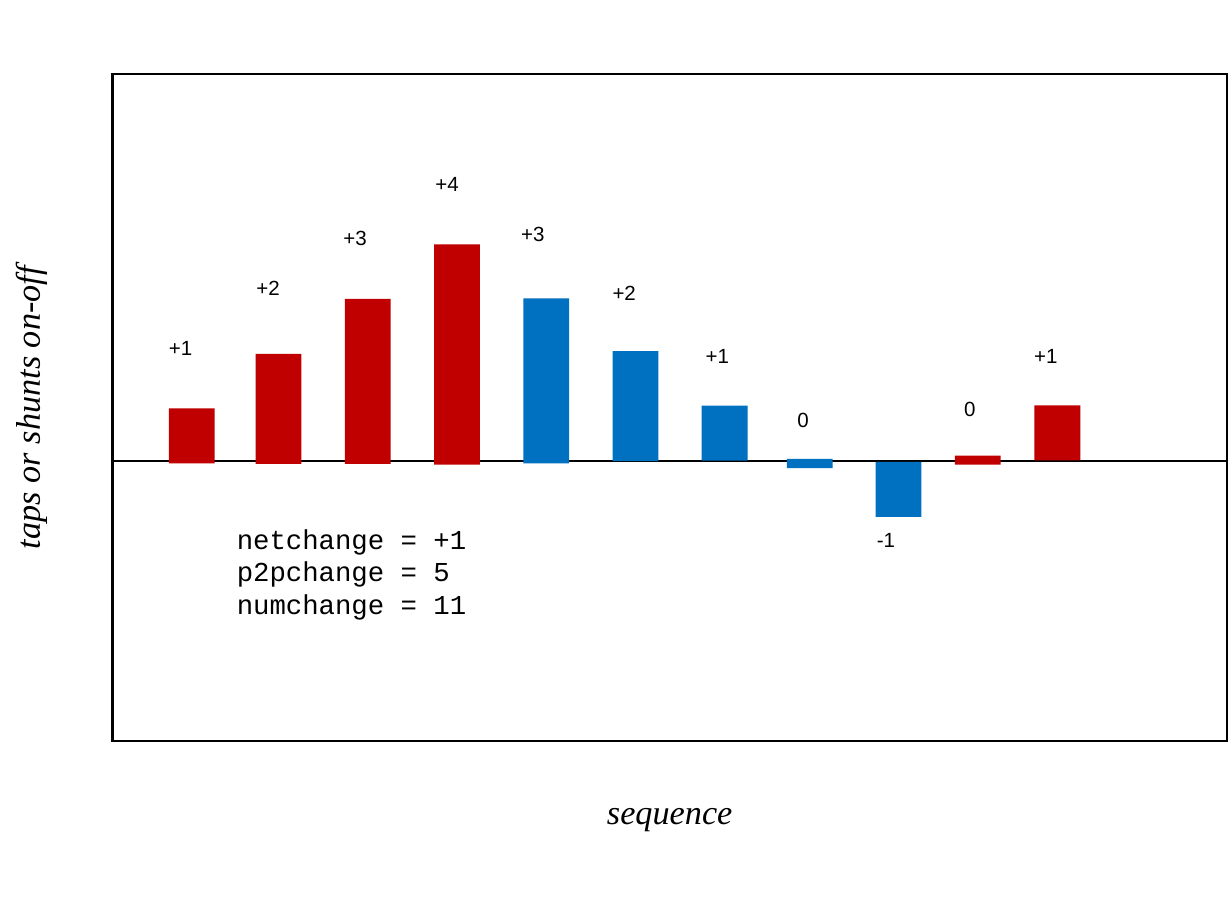
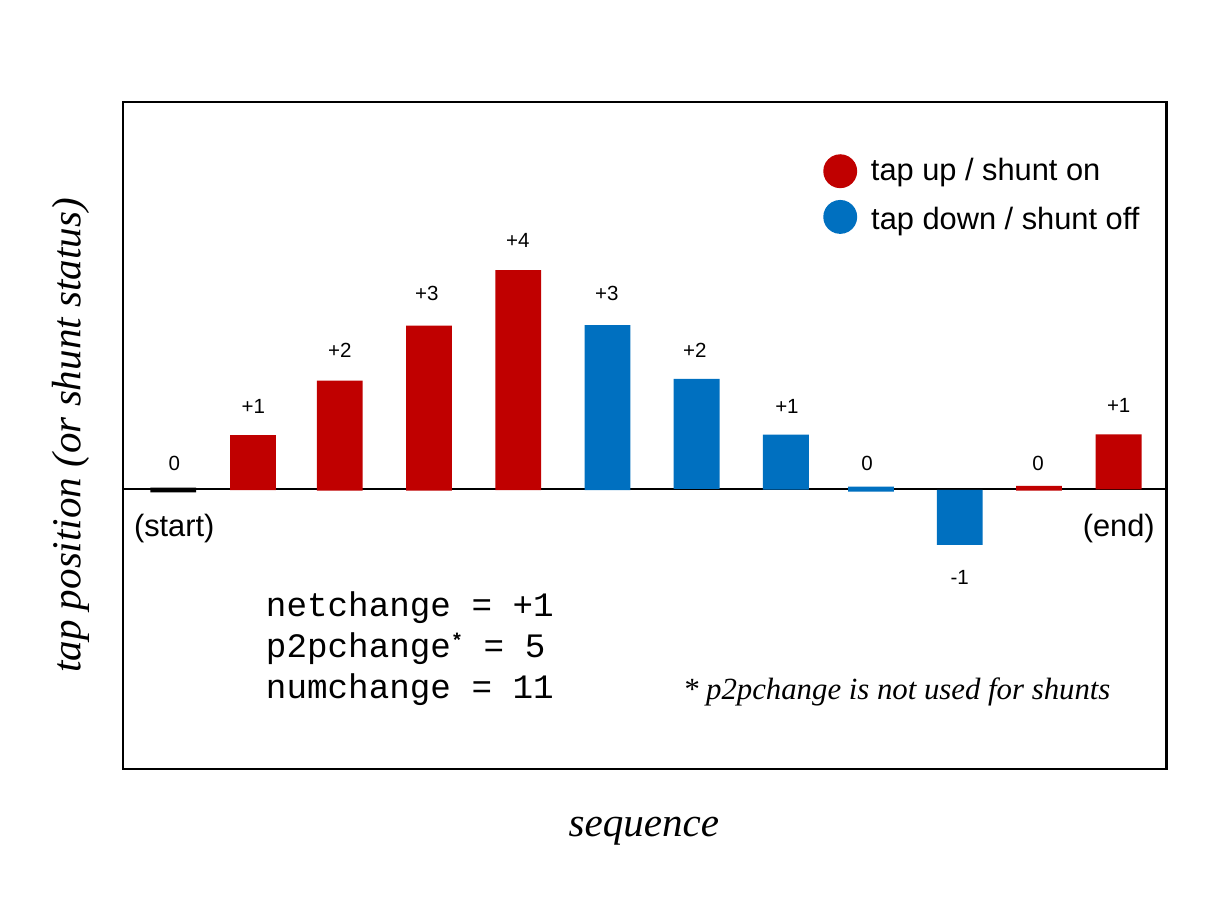
Before and after one commit to vidaldid-rte/dynawo-large-scale-validation, a slide deck: slide 2 of src/dynawo_validation/doc/conf_paper/figs/figs_transient_characteristics.pptx. Drawn at 1232x924 pixels with LibreOffice and Linux fonts; fonts in the diff are those of the drawing. Boxes give left, top, right and bottom in pixels: in the first picture for what was removed or moved away, otherwise in the second. Text is boxed around its words. In the diff, an @@ line names an element or a change of style, - is before the commit and + after.

```diff
--- a/src/dynawo_validation/doc/conf_paper/figs/figs_transient_characteristics.pptx
+++ b/src/dynawo_validation/doc/conf_paper/figs/figs_transient_characteristics.pptx
@@ rectangle: place and size @@
-rectangle at box(112, 74, 1227, 742)
+rectangle at box(123, 102, 1167, 770)
@@ text "tap position (or shunt status)" at box(44, 209, 89, 670): vertical alignment top to middle @@
@@ ellipse added at box(823, 154, 857, 188), fill #C00000 @@
@@ text added at box(871, 157, 1100, 186), 18 pt, text #000000 @@
+tap up / shunt on
@@ text at box(44, 209, 89, 670): text changed; size 20 to 24 pt @@
-taps or shunts on-off
+tap position (or shunt status)
@@ ellipse added at box(823, 200, 857, 234), fill #0070C0 @@
@@ text added at box(871, 206, 1140, 234), 18 pt, text #000000 @@
+tap down / shunt off
@@ text "+4": place and size @@
-text "+4" at box(435, 177, 458, 191)
+text "+4" at box(506, 233, 529, 247)
@@ text "+3": place and size @@
-text "+3" at box(343, 230, 366, 246)
+text "+3" at box(415, 285, 438, 301)
@@ text "+3": place and size @@
-text "+3" at box(521, 226, 544, 242)
+text "+3" at box(595, 285, 618, 301)
@@ 5 rectangles: place and size @@
-5 rectangles at box(169, 244, 569, 464)
+5 rectangles at box(230, 270, 630, 490)
@@ alignment left to centre; vertical alignment top to middle in 11 elements at box(951, 570, 969, 584), box(861, 455, 872, 471), box(775, 399, 798, 413), box(1107, 398, 1130, 412), box(1032, 455, 1043, 471), box(415, 285, 438, 301), box(506, 233, 529, 247), box(683, 342, 706, 357), box(242, 399, 265, 413), box(595, 285, 618, 301), box(328, 342, 351, 357) @@
@@ text "+2": place and size @@
-text "+2" at box(256, 280, 279, 295)
+text "+2" at box(328, 342, 351, 357)
@@ text "+2": place and size @@
-text "+2" at box(613, 285, 636, 300)
+text "+2" at box(683, 342, 706, 357)
@@ text "+1": place and size @@
-text "+1" at box(169, 341, 192, 355)
+text "+1" at box(242, 399, 265, 413)
@@ text "+1": place and size @@
-text "+1" at box(706, 349, 729, 363)
+text "+1" at box(775, 399, 798, 413)
@@ text "+1": place and size @@
-text "+1" at box(1034, 349, 1057, 363)
+text "+1" at box(1107, 398, 1130, 412)
@@ text added at box(169, 455, 180, 471), 12 pt, text #000000 @@
+0
@@ text "0": place and size @@
-text "0" at box(797, 412, 808, 428)
+text "0" at box(861, 455, 872, 471)
@@ text "0": place and size @@
-text "0" at box(964, 401, 975, 417)
+text "0" at box(1032, 455, 1043, 471)
@@ line moved from (112, 461) - (1227, 461) to (123, 489) - (1167, 489) @@
@@ rectangle added at box(150, 488, 196, 493), fill #000000 @@
@@ rectangle: place and size @@
-rectangle at box(787, 458, 833, 467)
+rectangle at box(848, 487, 893, 492)
@@ 5 rectangles: place and size @@
-5 rectangles at box(612, 351, 1080, 517)
+5 rectangles at box(674, 379, 1141, 546)
@@ text added at box(134, 513, 214, 541), 18 pt, text #000000 @@
+(start)
@@ text added at box(1083, 513, 1155, 541), 18 pt, text #000000 @@
+(end)
@@ text "-1": place and size @@
-text "-1" at box(877, 533, 895, 547)
+text "-1" at box(951, 570, 969, 584)
@@ text at box(266, 591, 554, 705): size 16 to 20 pt in "netchange = +1", "numchange = 11" @@
@@ text "netchange = +1": place and size @@
-text "netchange = +1" at box(237, 529, 466, 620)
+text "netchange = +1" at box(266, 591, 554, 705)
@@ text "netchange = +1" at box(266, 591, 554, 705): vertical alignment top to middle @@
@@ text at box(266, 632, 546, 664): text changed; size 16 to 20 pt @@
-p2pchange = 5
+p2pchange* = 5
@@ text added at box(706, 677, 1111, 705), 18 pt, text #000000, italic @@
+* p2pchange is not used for shunts
@@ text "sequence": place and size @@
-text "sequence" at box(607, 808, 732, 831)
+text "sequence" at box(569, 816, 719, 844)
@@ text "sequence" at box(569, 816, 719, 844): size 20 to 24 pt @@
```
Also in this commit, not shown: 1 other slide changed, 3 other files.
